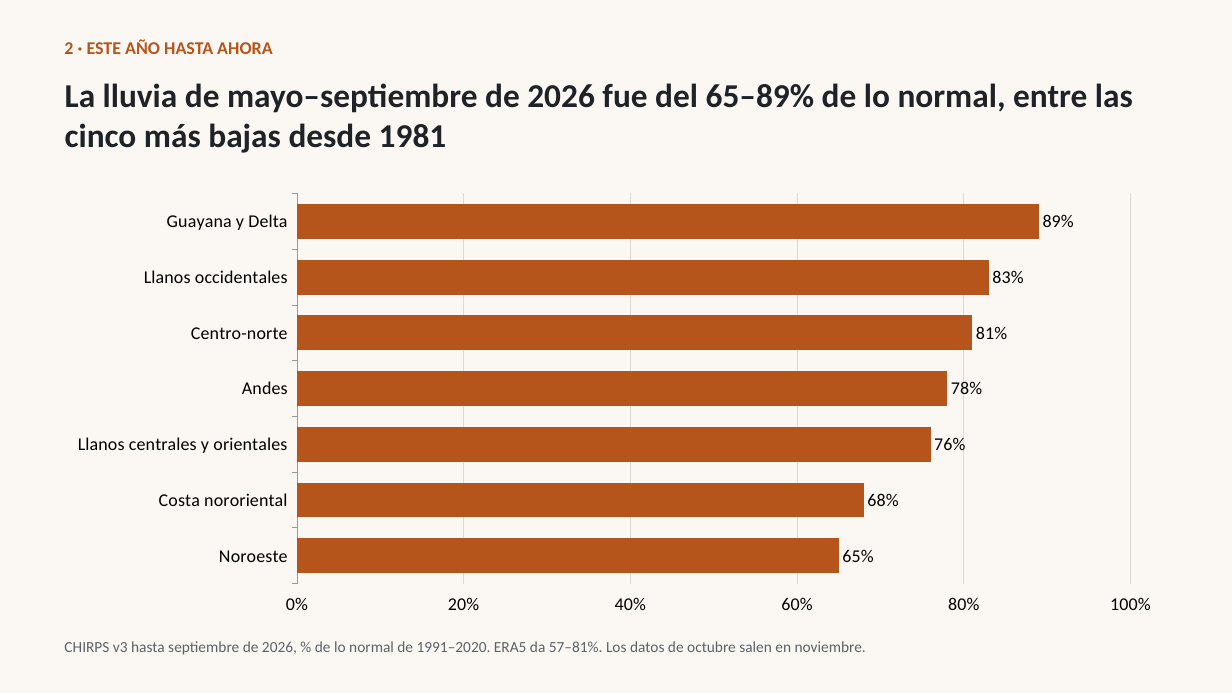
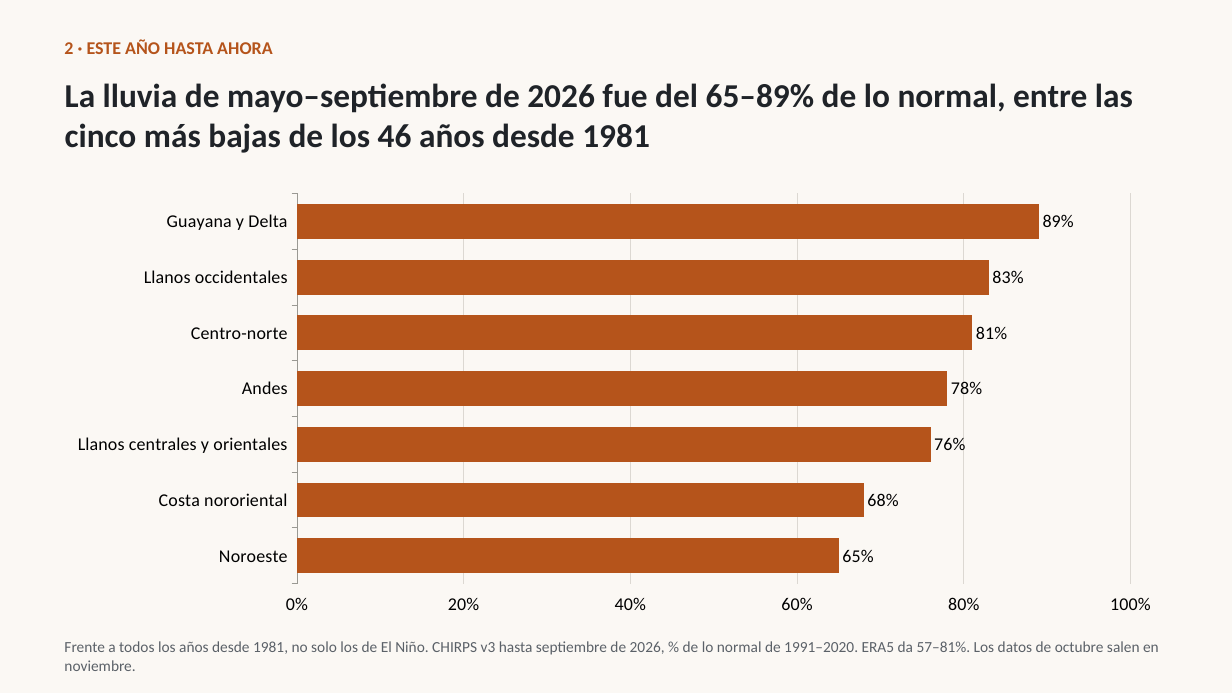
Before and after one commit to OCHA-DAP/ds-teleconnections, a slide deck: slide 5 of docs/enso/ven/slides/es/venezuela-el-nino-2026-27-es.pptx. Drawn at 1232x693 pixels with LibreOffice and Linux fonts; fonts in the diff are those of the drawing. Boxes give left, top, right and bottom in pixels: in the first picture for what was removed or moved away, otherwise in the second. Text is boxed around its words. In the diff, an @@ line names an element or a change of style, - is before the commit and + after.

```diff
--- a/docs/enso/ven/slides/es/venezuela-el-nino-2026-27-es.pptx
+++ b/docs/enso/ven/slides/es/venezuela-el-nino-2026-27-es.pptx
@@ title at box(65, 83, 1133, 153): text changed @@
-La lluvia de mayo–septiembre de 2026 fue del 65–89% de lo normal, entre las cinco más bajas desde 1981
+La lluvia de mayo–septiembre de 2026 fue del 65–89% de lo normal, entre las cinco más bajas de los 46 años desde 1981
@@ text at box(64, 641, 1159, 671): text changed @@
-CHIRPS v3 hasta septiembre de 2026, % de lo normal de 1991–2020. ERA5 da 57–81%. Los datos de octubre salen en noviembre.
+Frente a todos los años desde 1981, no solo los de El Niño. CHIRPS v3 hasta septiembre de 2026, % de lo normal de 1991–2020. ERA5 da 57–81%. Los datos de octubre salen en noviembre.
```
Also in this commit, not shown: 1 other slide changed, 9 other files.
